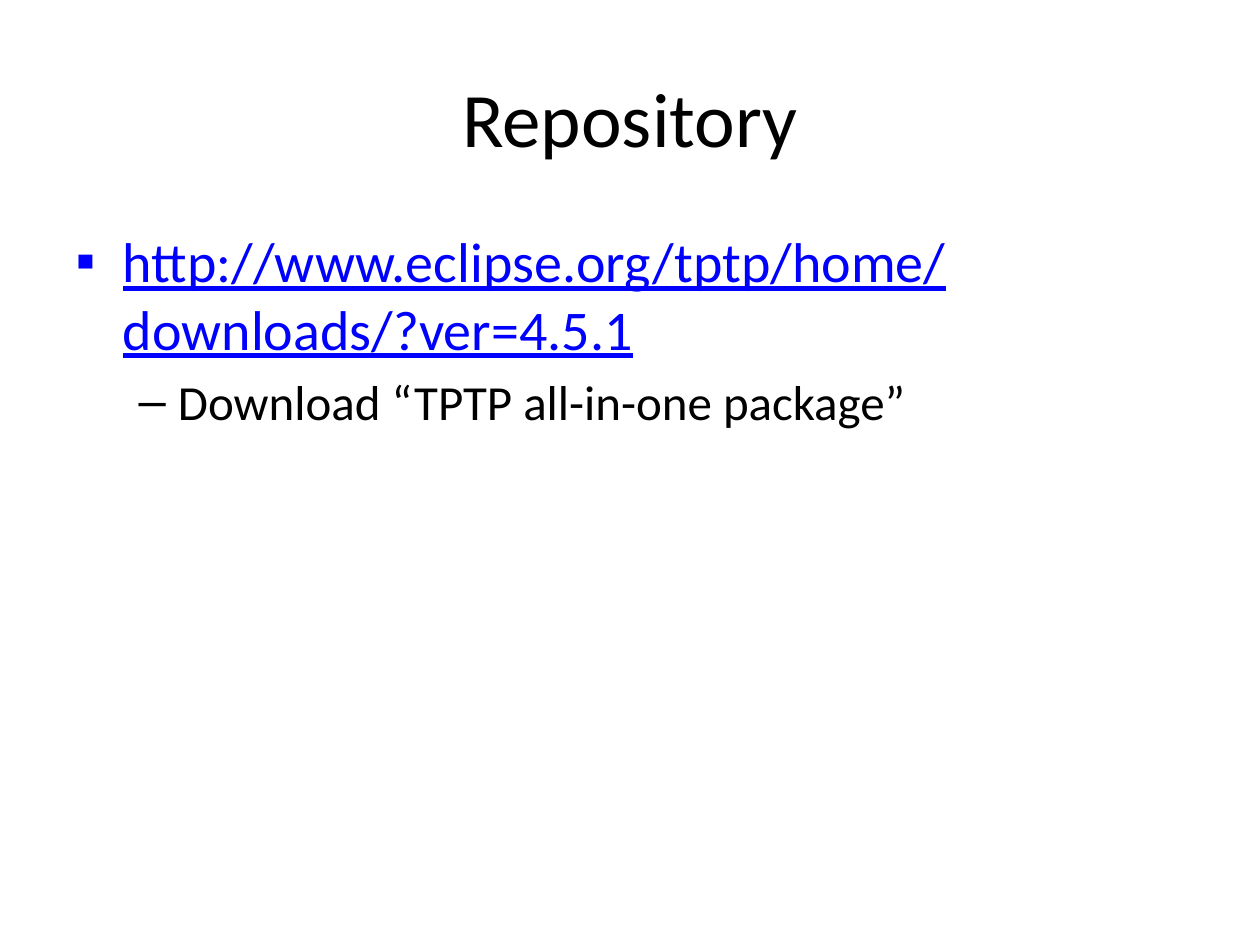
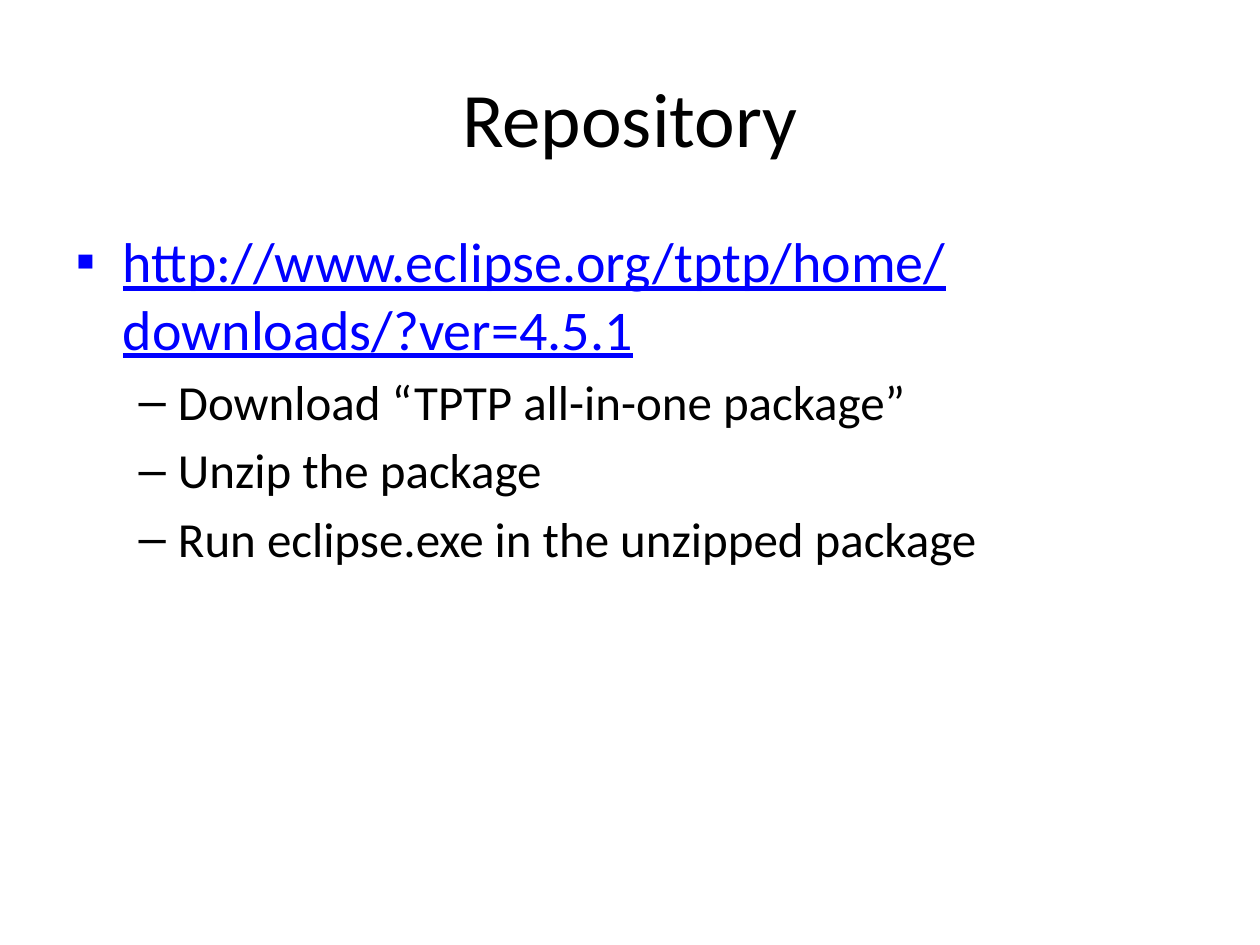
Before and after one commit to wsgan001/asegrp, a slide deck: slide 9 of papers/DRCPA/docs/PerfTest - Setup (TPTP).pptx. Drawn at 1260x945 pixels with LibreOffice and Linux fonts; fonts in the diff are those of the drawing. Boxes give left, top, right and bottom in pixels: in the first picture for what was removed or moved away, otherwise in the second. Text is boxed around its words. In the diff, an @@ line names an element or a change of style, - is before the commit and + after.

```diff
--- a/papers/DRCPA/docs/PerfTest - Setup (TPTP).pptx
+++ b/papers/DRCPA/docs/PerfTest - Setup (TPTP).pptx
@@ text at [178,454,977,566]: paragraphs added @@
+  – Unzip the package
+  – Run eclipse.exe in the unzipped package
```
Also in this commit, not shown: 3 other slides changed, 1 slide removed, 7 other files.
